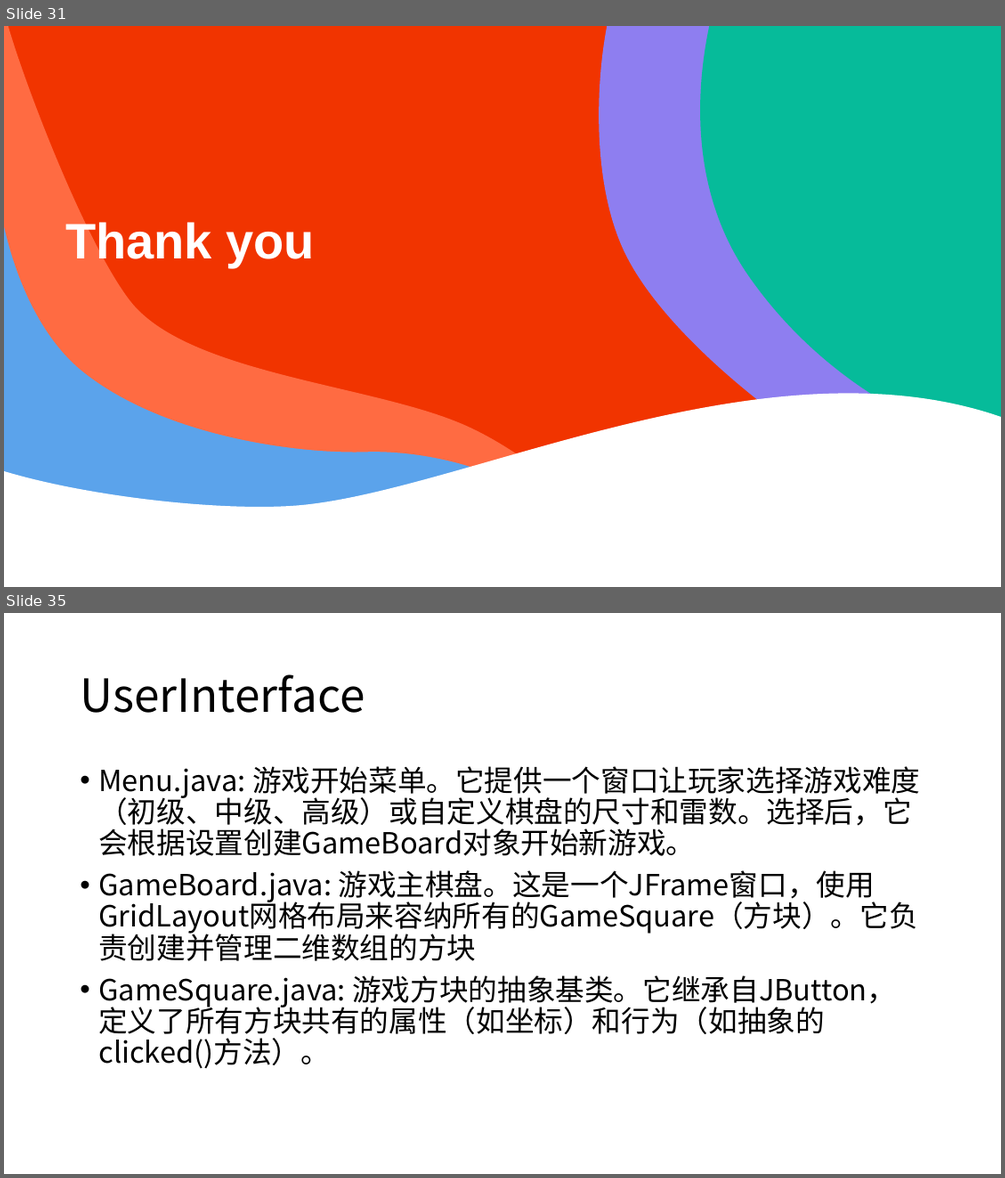
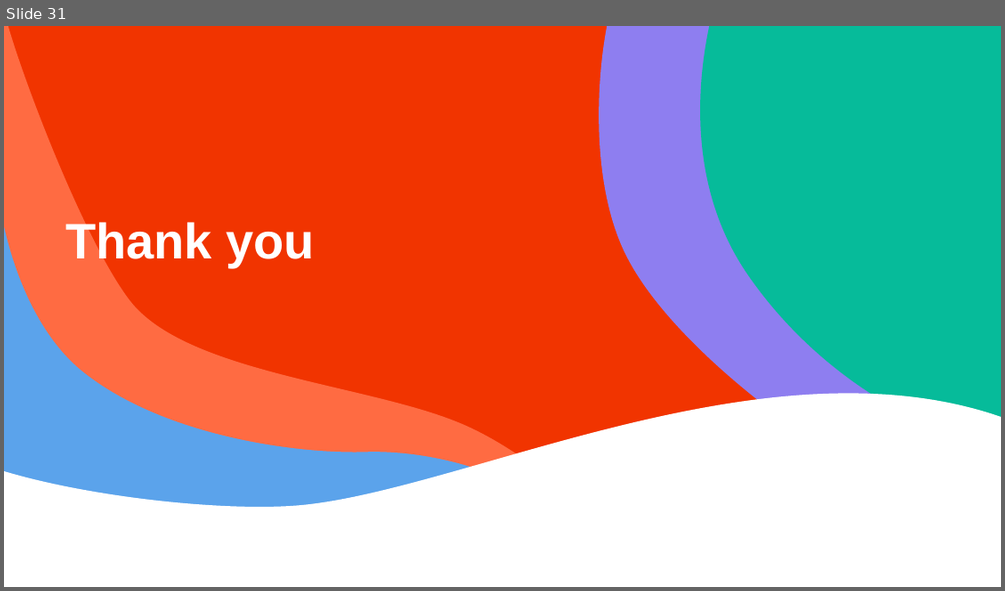
Before and after one commit to wzc506/mineswapper, a slide deck: uml.pptx. Shown one above the other, each under a label of ours: slides 31 and 35 before the commit, slide 31 after it; the slides between them are not shown. The pictures are 1005x1178 and 1005x591 pixels, drawn with LibreOffice and Linux fonts; fonts in the diff are those of the drawing. Boxes give left, top, right and bottom in pixels: in the first picture for what was removed or moved away, otherwise in the second. Text is boxed around its words. In the diff, an @@ line names an element or a change of style, - is before the commit and + after.

```diff
--- a/uml.pptx
+++ b/uml.pptx
@@ slide 35 removed at box(4, 613, 1001, 1174), background #FFFFFF @@
@@ title removed at box(80, 674, 364, 713) @@
-UserInterface
@@ text removed at box(98, 766, 920, 1068) @@
-• Menu.java: 游戏开始菜单。它提供一个窗口让玩家选择游戏难度（初级、中级、高级）或自定义棋盘的尺寸和雷数。选择后，它会根据设置创建GameBoard对象开始新游戏。
-• GameBoard.java: 游戏主棋盘。这是一个JFrame窗口，使用GridLayout网格布局来容纳所有的GameSquare（方块）。它负责创建并管理二维数组的方块
-• GameSquare.java: 游戏方块的抽象基类。它继承自JButton，定义了所有方块共有的属性（如坐标）和行为（如抽象的clicked()方法）。
```
Also in this commit, not shown: 1 slide added, 6 other slides removed.
